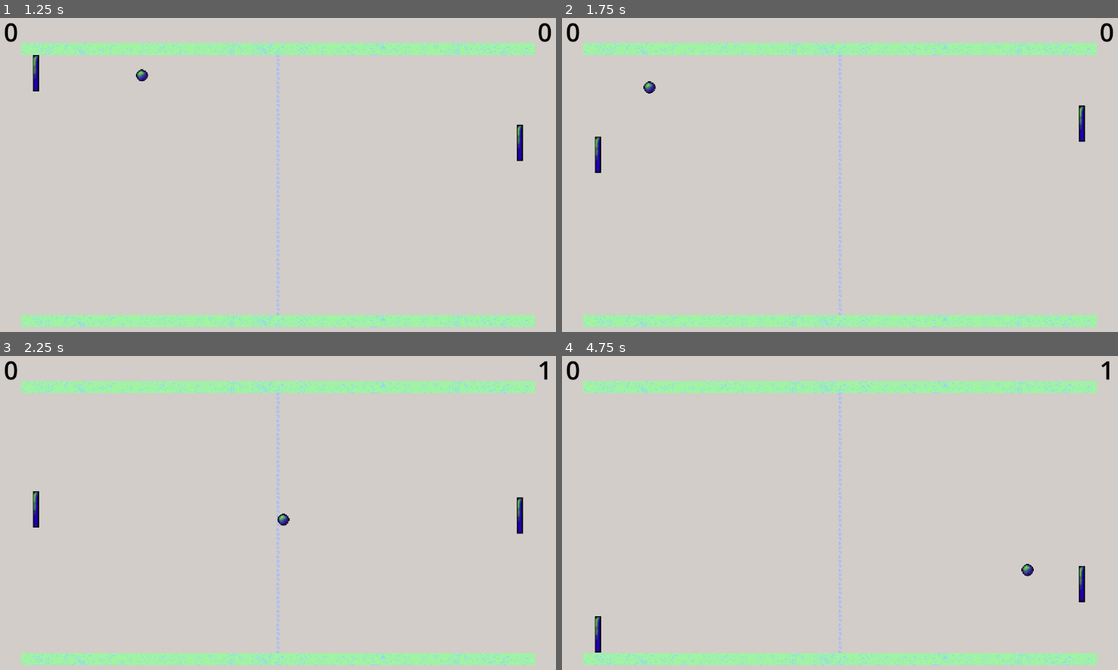
Above: before the commit, frames 1-4 (two rows, left to right).
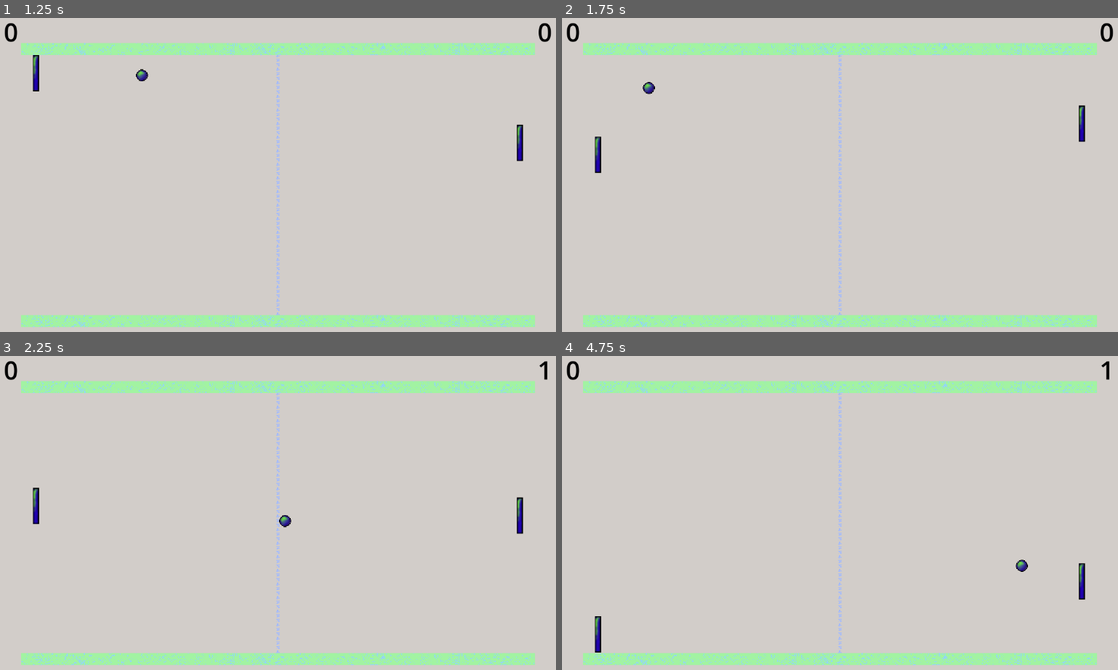
Above: after the commit, the same moments.

Repository: SirRikky/Pong
Game: Godot game, scene res://scenes/main.tscn
The game is run twice, just before and just after one commit, with the same random seed, the same clock (stepped at 60 frames per second) and the same inputs.
Inputs:
- Up to frame 1 (1.25 s): hold W (move_up) from 0.53 s (still down)
- Up to frame 2 (1.75 s): release W (move_up) at 1.28 s; hold S (move_down) from 1.28 s (still down)
- Up to frame 3 (2.25 s): release S (move_down) at 2.03 s; hold W (move_up) from 2.03 s (still down)
- Up to frame 4 (4.75 s): release W (move_up) at 3.53 s; hold S (move_down) from 3.53 s (still down)

Frame 1 is identical in both runs. In frame 2, less than 0.1% of the frame differs, in the area x 14-17%, y 20-25%; in frame 3, 0.1%; in frame 4, 0.2%, in the area x 81-95%, y 64-79%.

Commit message:
fixes knockback bug

Diff:
--- a/scripts/aipaddle.gd
+++ b/scripts/aipaddle.gd
@@ -17,4 +17,5 @@
 func start_paddle():
 	# Resets the paddle.
 	global_position.y = 0
+	global_position.x = 320
 	linear_velocity = Vector2.ZERO
--- a/scripts/ball.gd
+++ b/scripts/ball.gd
@@ -6,7 +6,7 @@
 @export var initial_ball_speed = 12
 var ball_speed = initial_ball_speed
 # Sped increase of 2% on a collision.
-@export var speed_multiplier = 1.02
+@export var speed_multiplier = 1.04
 
 func _ready():
 	start_ball()
--- a/scripts/paddle.gd
+++ b/scripts/paddle.gd
@@ -21,4 +21,5 @@
 func start_paddle():
 	# Resets the paddle.
 	global_position.y = 0
+	global_position.x = -320
 	linear_velocity = Vector2.ZERO
